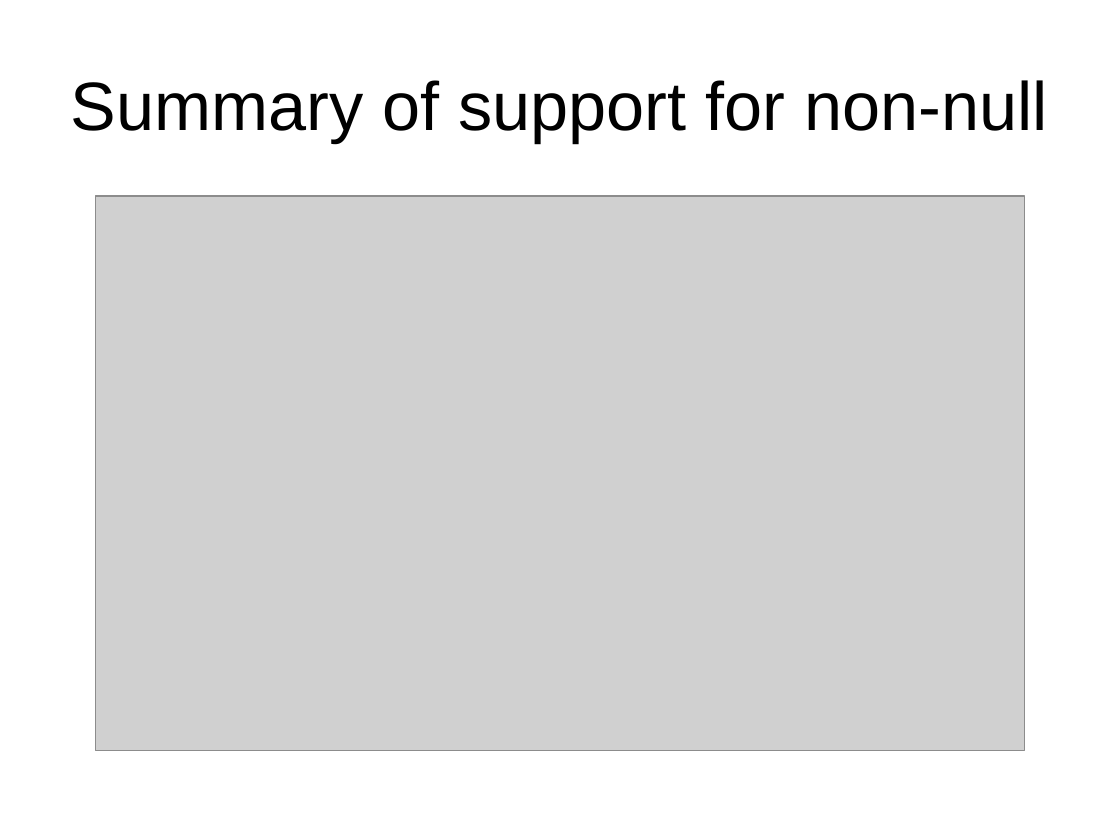
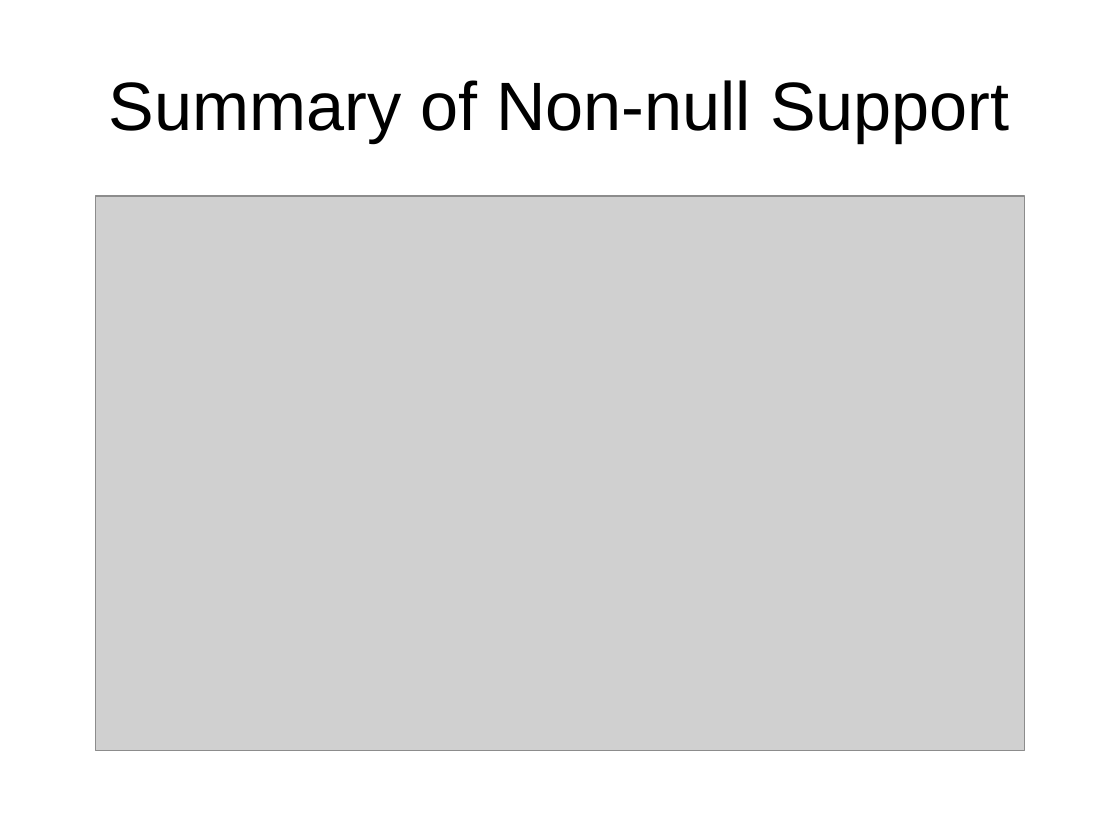
Before and after one commit to xiaohe27/Papers4Courses, a slide deck: slide 13 of CS527/Presentation/Non-Null-By-Default.ppt. Drawn at 1120x840 pixels with LibreOffice and Linux fonts; fonts in the diff are those of the drawing; grey boxes stand for pictures. Boxes give left, top, right and bottom in pixels: in the first picture for what was removed or moved away, otherwise in the second. Text is boxed around its words. In the diff, an @@ line names an element or a change of style, - is before the commit and + after.

Commit message:
update

```diff
--- a/CS527/Presentation/Non-Null-By-Default.ppt
+++ b/CS527/Presentation/Non-Null-By-Default.ppt
@@ title at bbox=[109, 80, 1010, 143]: text changed @@
-Summary of support for non-null
+Summary of Non-null Support
```
